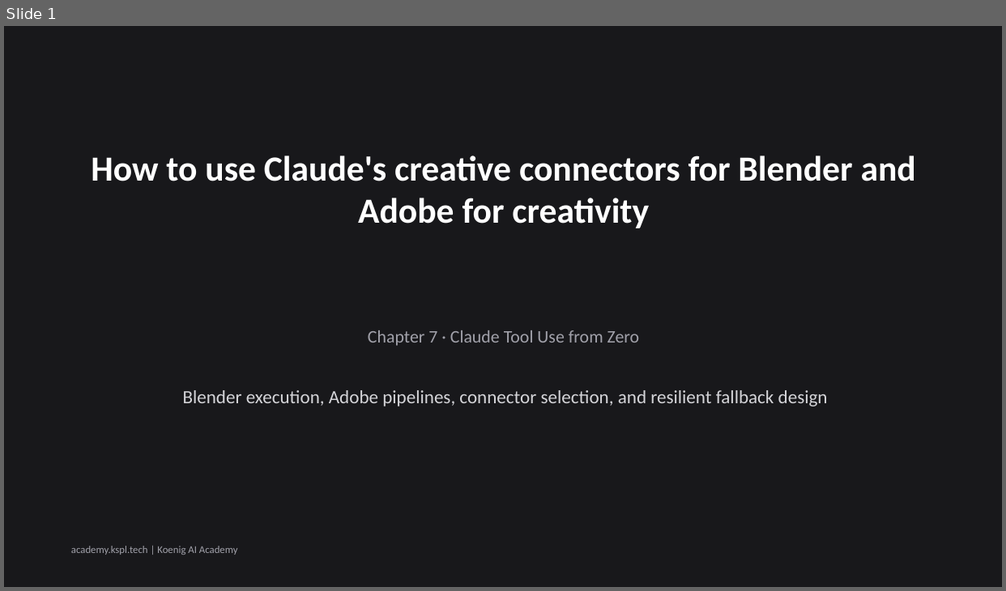
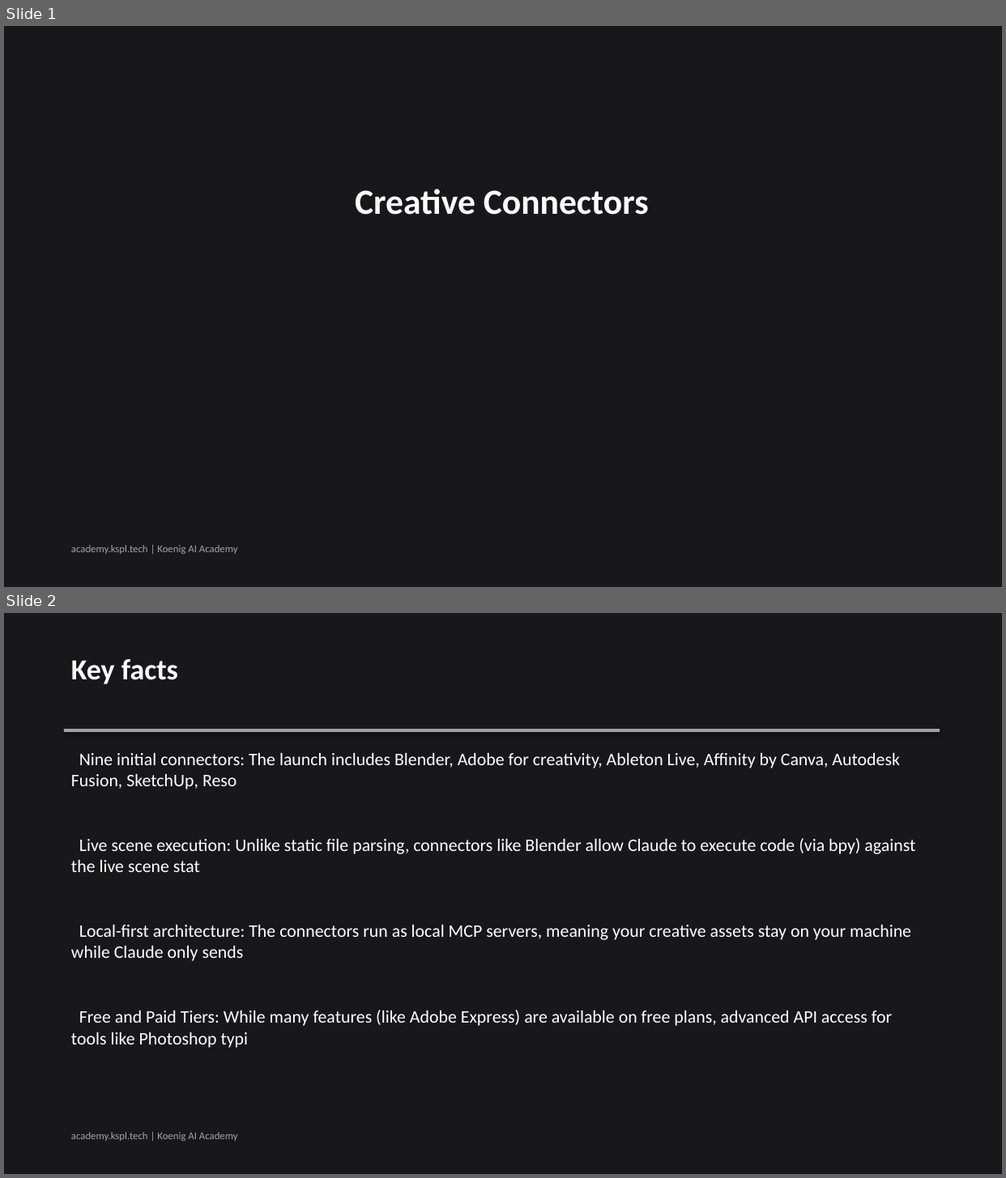
Before and after one commit to Koenig-Solutions-Private-Limited/koenig-ai-org, a slide deck: vault/courses/claude-tool-use-from-zero/ch07-slides.pptx. Shown one above the other, each under a label of ours: slide 1 before the commit, slides 1 and 2 after it. The pictures are 1006x591 and 1006x1178 pixels, drawn with LibreOffice and Linux fonts; fonts in the diff are those of the drawing. Boxes give left, top, right and bottom in pixels: in the first picture for what was removed or moved away, otherwise in the second. Text is boxed around its words. In the diff, an @@ line names an element or a change of style, - is before the commit and + after.

Commit message:
slides(course): regenerate claude-tool-use-from-zero ch07 deck [KOEA-4862]

```diff
--- a/vault/courses/claude-tool-use-from-zero/ch07-slides.pptx
+++ b/vault/courses/claude-tool-use-from-zero/ch07-slides.pptx
@@ slide 2 added at (4, 613, 1002, 1174), background #18181B @@
@@ text added at (71, 659, 178, 684), 28 pt, text #FFFFFF, bold @@
+Key facts
@@ rectangle added at (64, 729, 940, 732), fill #A1A1AA @@
@@ text added at (71, 753, 900, 790), 17 pt, text #FFFFFF @@
+Nine initial connectors: The launch includes Blender, Adobe for creativity, Ableton Live, Affinity by Canva, Autodesk Fusion, SketchUp, Reso
@@ text added at (71, 838, 915, 872), 17 pt, text #FFFFFF @@
+Live scene execution: Unlike static file parsing, connectors like Blender allow Claude to execute code (via bpy) against the live scene stat
@@ text added at (71, 925, 911, 961), 17 pt, text #FFFFFF @@
+Local-first architecture: The connectors run as local MCP servers, meaning your creative assets stay on your machine while Claude only sends
@@ text added at (71, 1010, 892, 1048), 17 pt, text #FFFFFF @@
+Free and Paid Tiers: While many features (like Adobe Express) are available on free plans, advanced API access for tools like Photoshop typi
@@ text added at (71, 1132, 238, 1141), 10 pt, text #A1A1AA @@
+academy.kspl.tech | Koenig AI Academy
@@ slide 1 changed as well @@
@@ text at (355, 189, 649, 215): text changed @@
-How to use Claude's creative connectors for Blender and Adobe for creativity
+Creative Connectors
@@ text removed at (368, 331, 640, 346) @@
-Chapter 7 · Claude Tool Use from Zero
@@ text removed at (183, 390, 828, 407) @@
-Blender execution, Adobe pipelines, connector selection, and resilient fallback design
```
Also in this commit, not shown: 5 other slides added, 6 slides removed, 1 other file.
